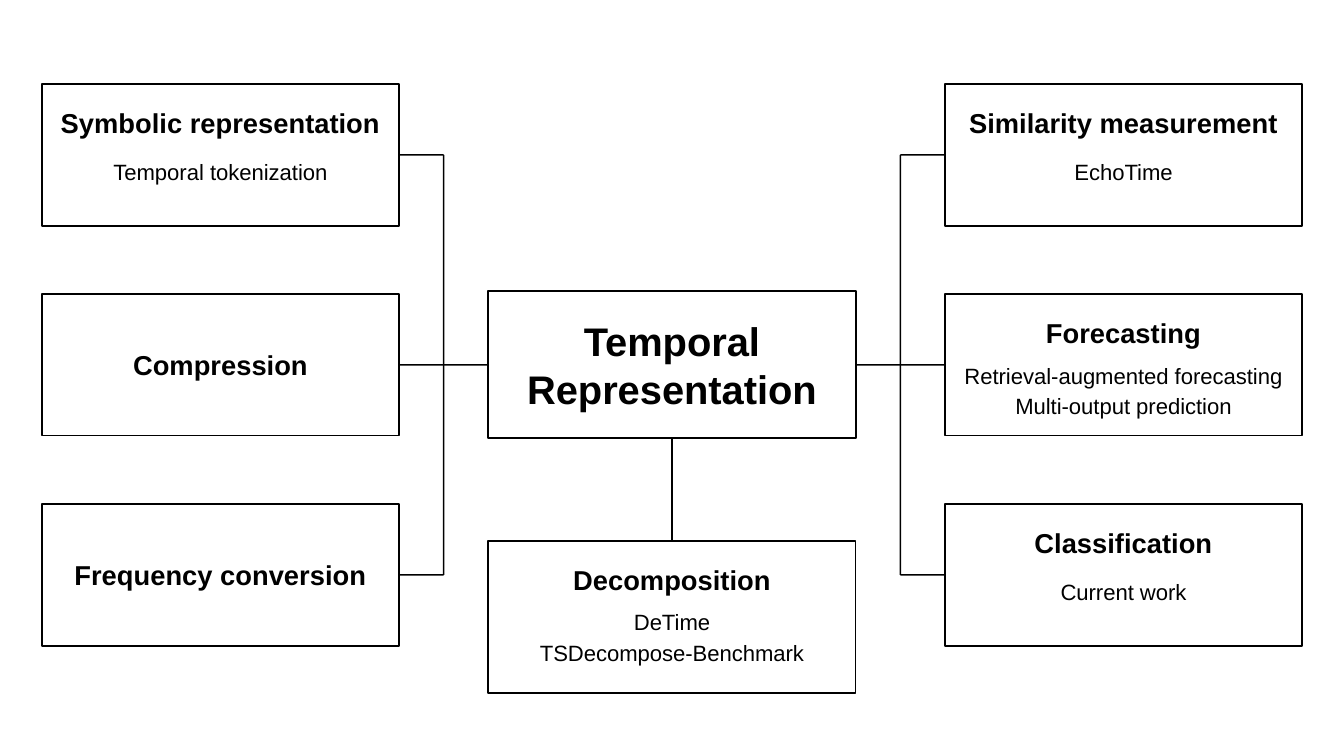
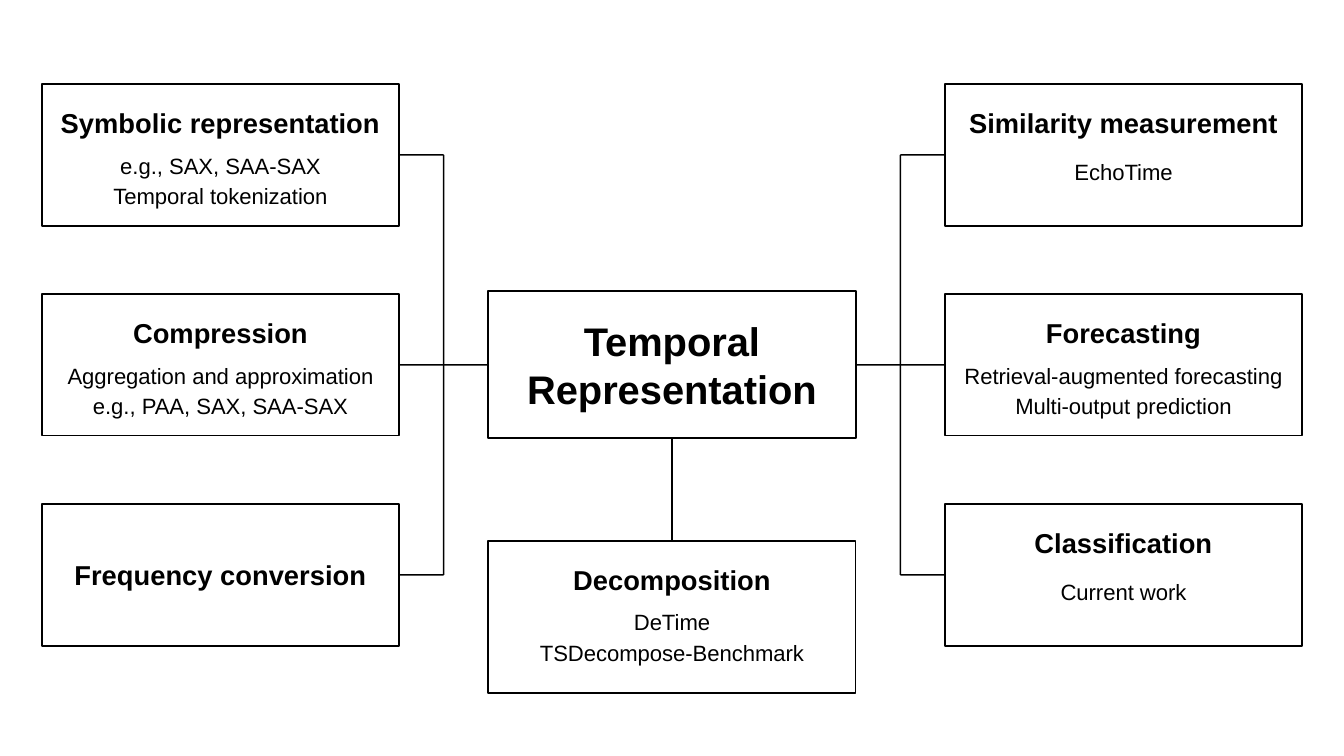
Before and after one commit to ZipengWu365/ZipengWu365.github.io, a slide deck: slide 1 of assets/slides/temporal-representation.pptx. Drawn at 1344x756 pixels with LibreOffice and Linux fonts; fonts in the diff are those of the drawing. Boxes give left, top, right and bottom in pixels: in the first picture for what was removed or moved away, otherwise in the second. Text is boxed around its words. In the diff, an @@ line names an element or a change of style, - is before the commit and + after.

```diff
--- a/assets/slides/temporal-representation.pptx
+++ b/assets/slides/temporal-representation.pptx
@@ text added at box(120, 158, 320, 179), 15.8 pt, text #000000 @@
+e.g., SAX, SAA-SAX
@@ text "Temporal tokenization": place and size @@
-text "Temporal tokenization" at box(113, 164, 327, 185)
+text "Temporal tokenization" at box(113, 188, 327, 209)
@@ text "Compression": place and size @@
-text "Compression" at box(133, 355, 308, 380)
+text "Compression" at box(133, 323, 308, 348)
@@ text added at box(68, 368, 373, 389), 15.8 pt, text #000000 @@
+Aggregation and approximation
@@ text added at box(93, 398, 348, 419), 15.8 pt, text #000000 @@
+e.g., PAA, SAX, SAA-SAX
```
Also in this commit, not shown: 4 other files.
